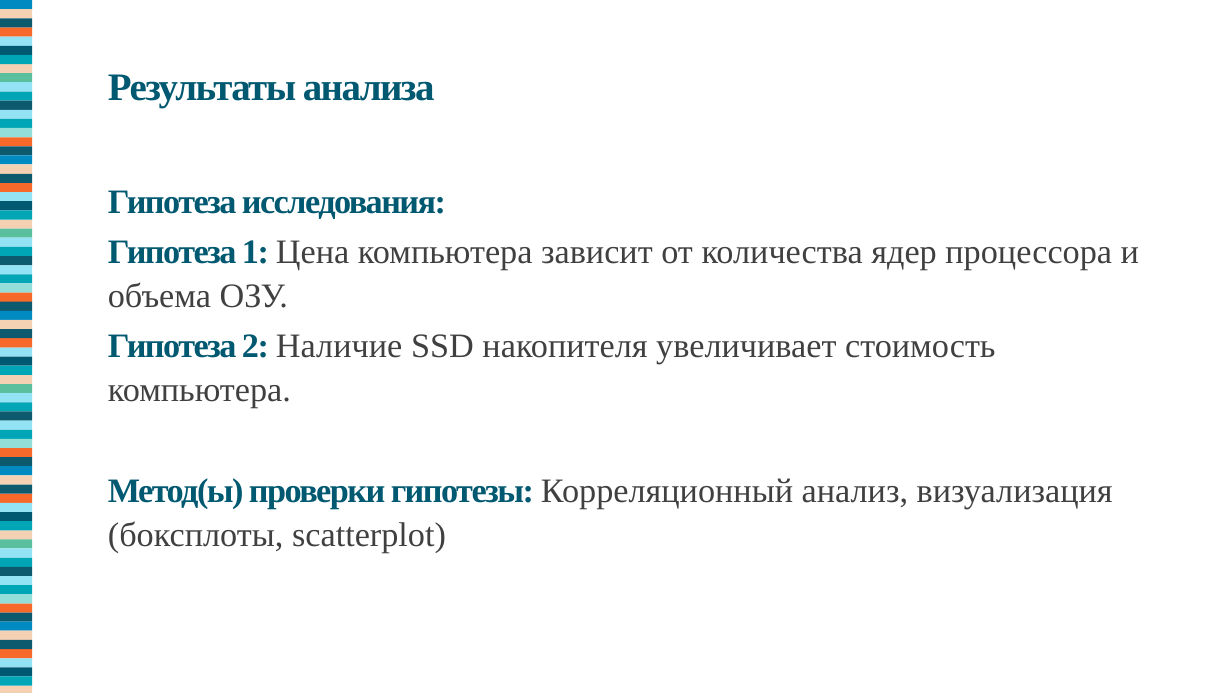
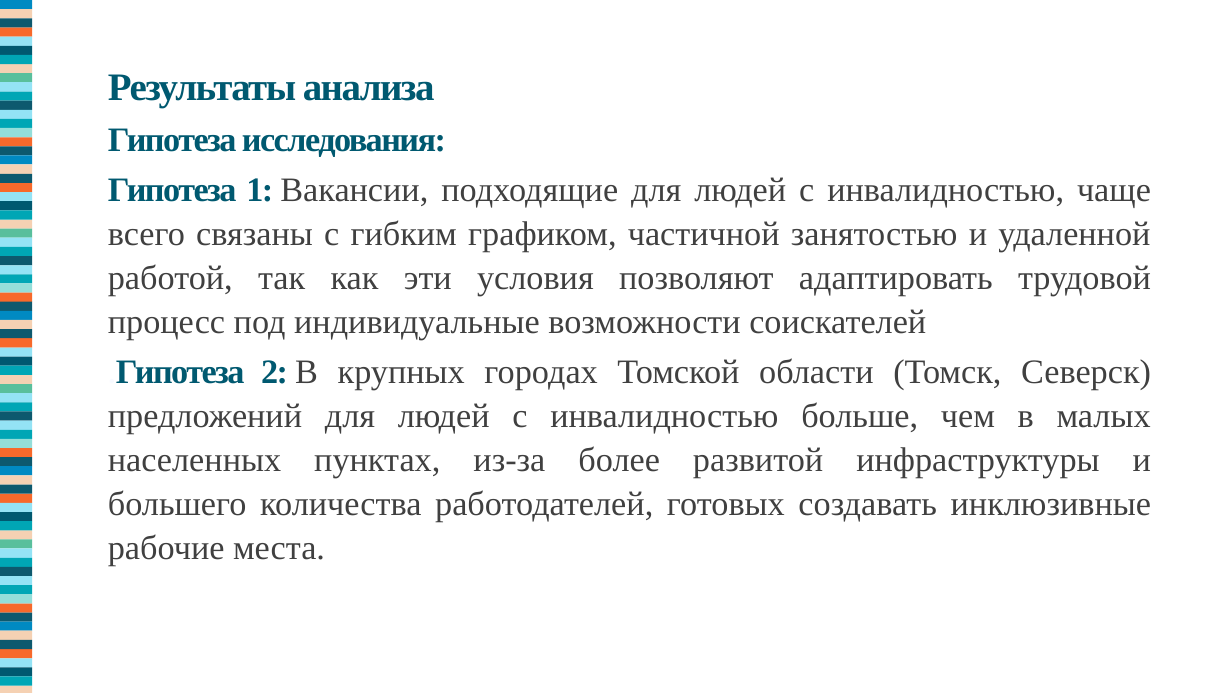
Before and after one commit to Shinnn2374/FinalTaskTGU, a slide deck: slide 7 of finalTasjk/Борисов.pptx (slide 6 before the commit). Drawn at 1232x693 pixels with LibreOffice and Linux fonts; fonts in the diff are those of the drawing. Boxes give left, top, right and bottom in pixels: in the first picture for what was removed or moved away, otherwise in the second. Text is boxed around its words. In the diff, an @@ line names an element or a change of style, - is before the commit and + after.

```diff
--- a/finalTasjk/Борисов.pptx
+++ b/finalTasjk/Борисов.pptx
@@ text "Гипотеза исследования:": place and size @@
-text "Гипотеза исследования:" at [108, 190, 1139, 553]
+text "Гипотеза исследования:" at [108, 128, 1151, 566]
@@ text at [108, 177, 1151, 566]: text changed @@
-Гипотеза 1: Цена компьютера зависит от количества ядер процессора и объема ОЗУ.
-Гипотеза 2: Наличие SSD накопителя увеличивает стоимость компьютера.
-Метод(ы) проверки гипотезы: Корреляционный анализ, визуализация (боксплоты, scatterplot)
+Гипотеза 1: Вакансии, подходящие для людей с инвалидностью, чаще всего связаны с гибким графиком, частичной занятостью и удаленной работой, так как эти условия позволяют адаптировать трудовой процесс под индивидуальные возможности соискателей
+.Гипотеза 2: В крупных городах Томской области (Томск, Северск) предложений для людей с инвалидностью больше, чем в малых населенных пунктах, из-за более развитой инфраструктуры и большего количества работодателей, готовых создавать инклюзивные рабочие места.
```
Also in this commit, not shown: 9 other slides changed, 2 slides added, 1 slide removed, 4 other files.
